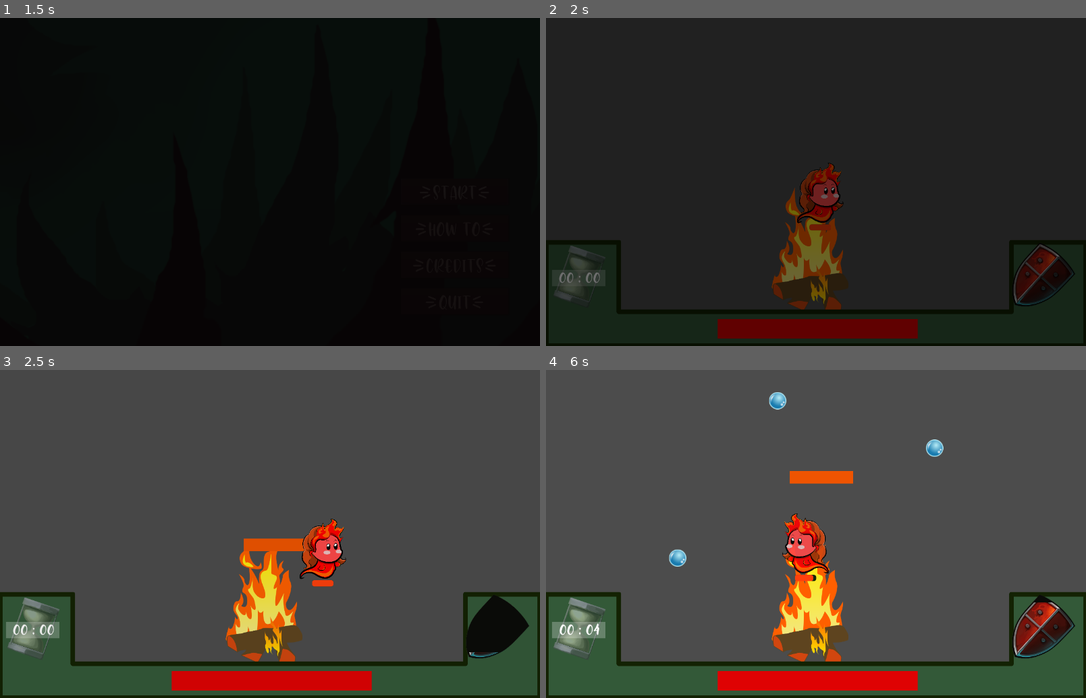
Above: before the commit, frames 1-4 (two rows, left to right).
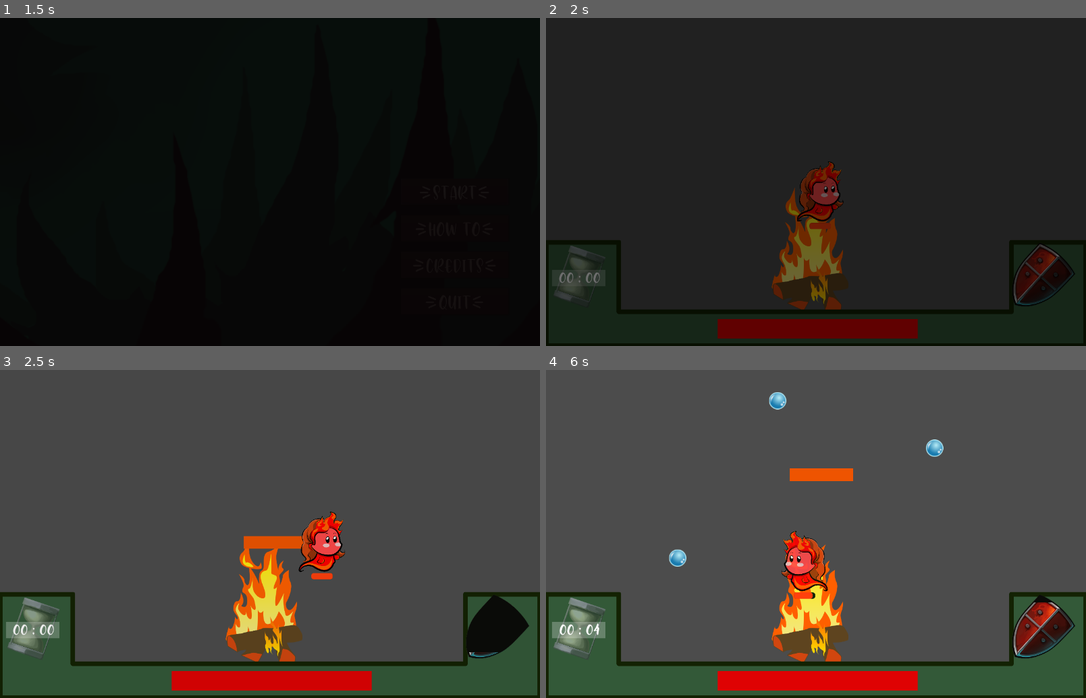
Above: after the commit, the same moments.

Repository: xenoexplorator/ludum46
Game: Godot game, scene res://UI/Menu/MainMenu.tscn
Two runs of this game, one before a commit and one after it. Both use one fixed random seed, a clock stepped at 60 frames per second and the inputs below.
Inputs:
- Up to frame 1 (1.5 s): click "{Start}" at 0.5 s; click "{Start}" at 1.25 s
- Up to frame 2 (2 s): no input
- Up to frame 3 (2.5 s): hold D (move_right) from 2.03 s (still down); tap Space (spawn_barrier) at 2.1 s
- Up to frame 4 (6 s): release D (move_right) at 2.78 s; hold S (move_down) 2.78-3.53 s; tap Space (spawn_barrier) every 0.75 s from 2.85 to 5.85 s; hold D (move_right) 3.53-4.28 s; hold W (move_up) 4.28-5.03 s; hold A (move_left) from 5.03 s (still down)

Frame 1 is identical in both runs. In frame 2, 0.5% of the frame differs, in the area x 46-55%, y 43-65%; in frame 3, 1.3%; in frame 4, 1.6%, in the area x 43-57%, y 29-70%.

Commit message:
Ajout d'une zone de updraft au-dessus du feu de camp

Diff:
--- a/Level/Level.tscn
+++ b/Level/Level.tscn
@@ -8,6 +8,10 @@
 [ext_resource path="res://Level/Overlay/HUD.tscn" type="PackedScene" id=6]
 [ext_resource path="res://Level/Storm/Storm.tscn" type="PackedScene" id=7]
 [ext_resource path="res://Campfire/Interface.tscn" type="PackedScene" id=8]
+
+[sub_resource type="CapsuleShape2D" id=1]
+radius = 80.0
+height = 500.0
 
 [node name="Level" type="Node2D"]
 script = ExtResource( 1 )
@@ -31,6 +35,14 @@
 margin_top = 716.189
 margin_right = 407.136
 margin_bottom = 716.189
+
+[node name="Updraft" type="Area2D" parent="."]
+position = Vector2( 625, 350 )
+space_override = 1
+gravity_vec = Vector2( 0, -1.5 )
+
+[node name="CollisionShape2D" type="CollisionShape2D" parent="Updraft"]
+shape = SubResource( 1 )
 [connection signal="heat_changed" from="Campfire/Heat" to="Interface" method="_on_Heat_heat_changed"]
 [connection signal="barrier_created" from="Player" to="BarrierSpawner" method="spawn"]
 
Not shown: 1 places in Level/Level.tscn that only renumber resources
